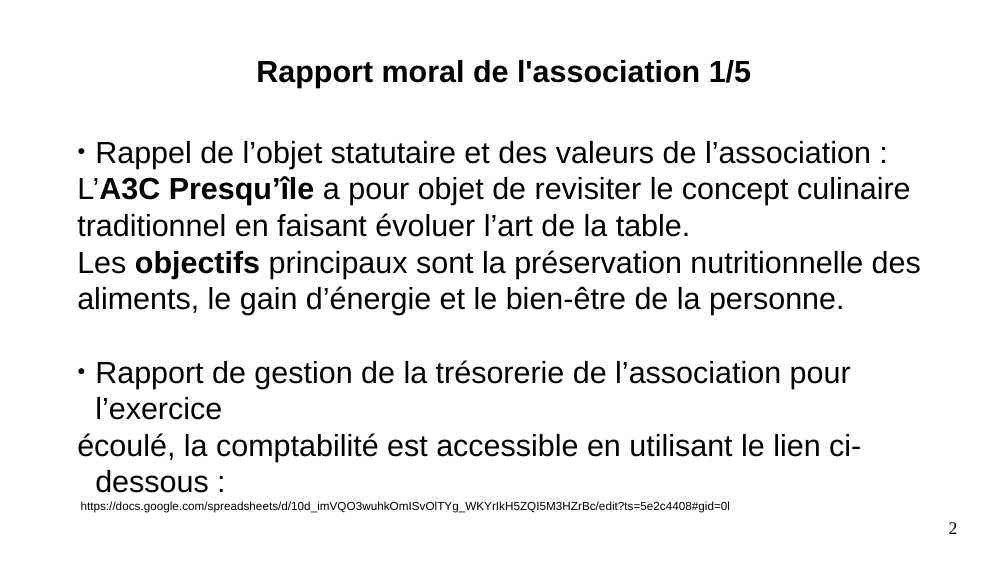
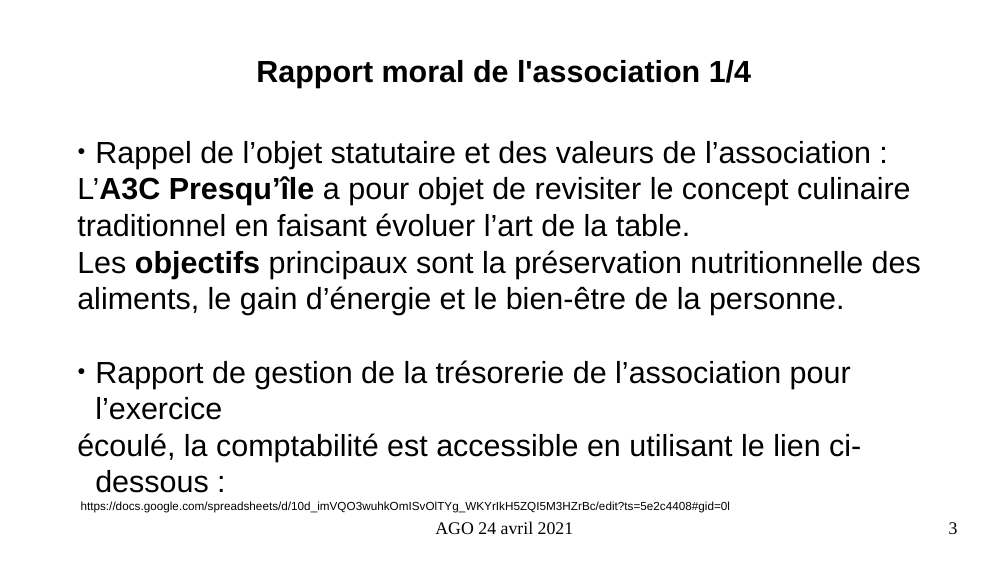
Before and after one commit to AIREL46/SCAO, a slide deck: slide 3 of association/2021/presentation-ago-24-avril-2021.odp (slide 2 before the commit). Drawn at 1008x567 pixels with LibreOffice and Linux fonts; fonts in the diff are those of the drawing. Boxes give left, top, right and bottom in pixels: in the first picture for what was removed or moved away, otherwise in the second. Text is boxed around its words. In the diff, an @@ line names an element or a change of style, - is before the commit and + after.

```diff
--- a/association/2021/presentation-ago-24-avril-2021.odp
+++ b/association/2021/presentation-ago-24-avril-2021.odp
@@ title at (256, 60, 751, 88): text changed @@
-Rapport moral de l'association 1/5
+Rapport moral de l'association 1/4
@@ text added at (435, 521, 574, 534), 14 pt, text #000000 @@
+AGO 24 avril 2021
@@ page number at (949, 522, 958, 534): text changed @@
-2
+3
```
Also in this commit, not shown: 12 other slides changed, 5 slides added, 2 slides removed, 2 other files.
